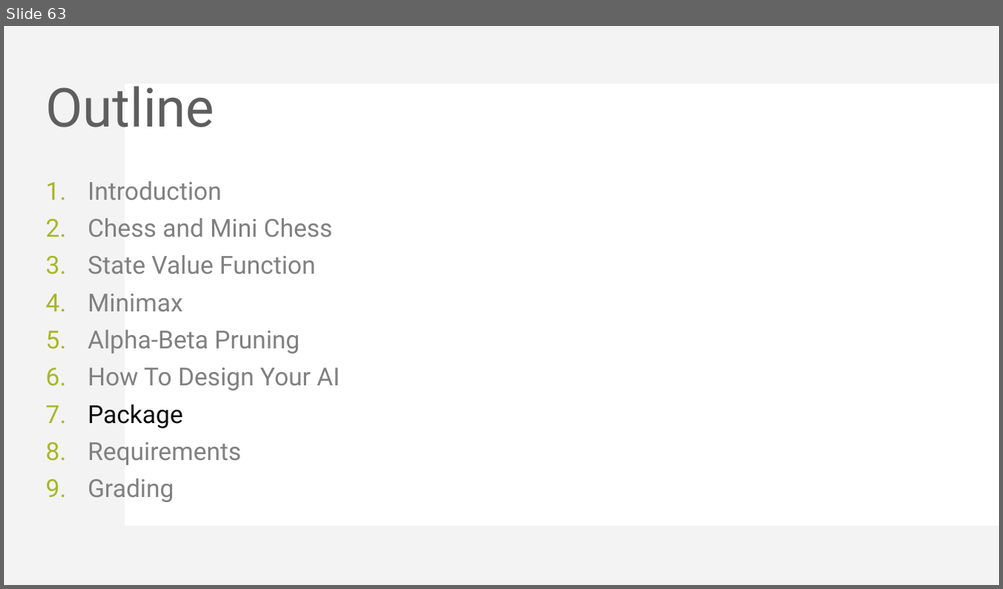
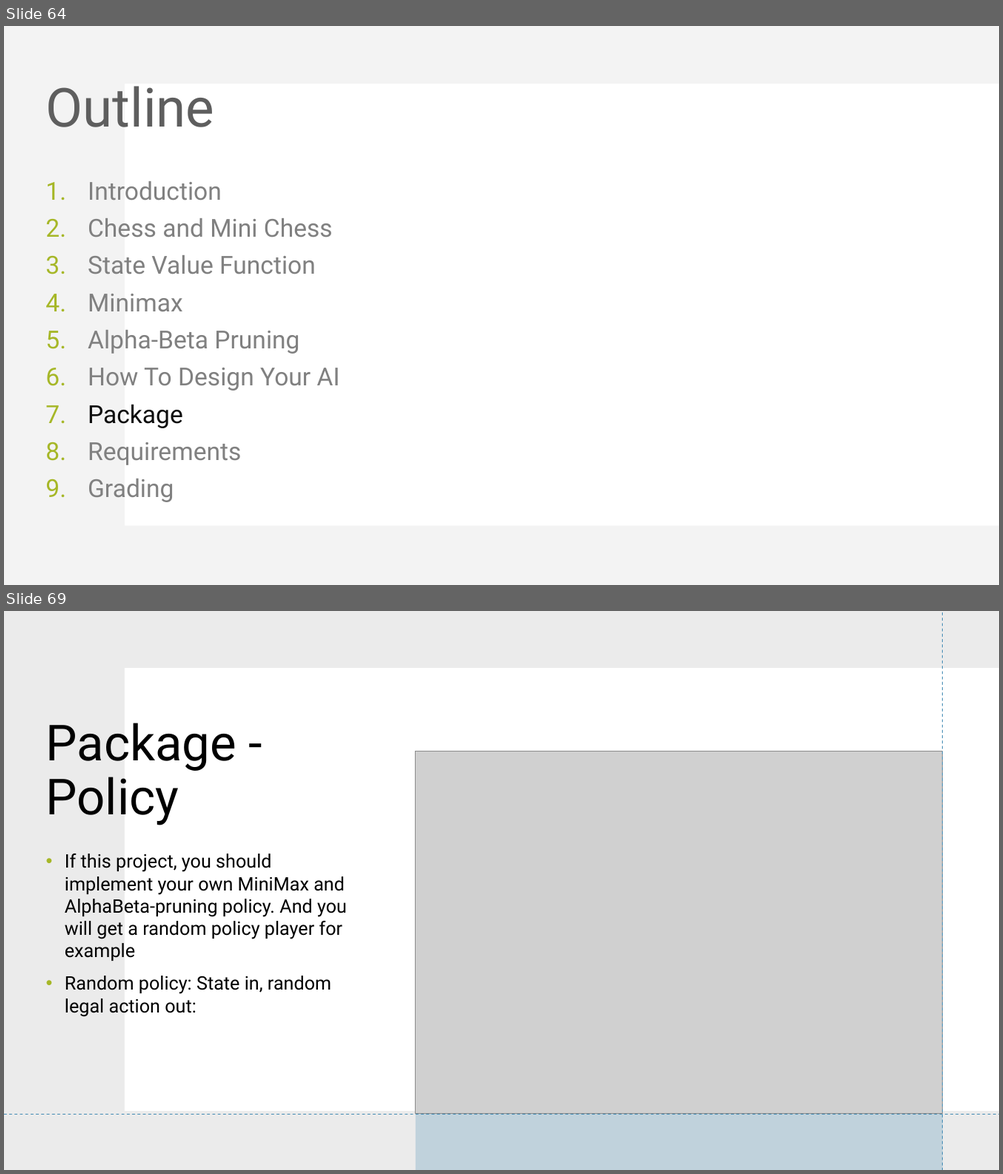
Before and after one commit to KohakuBlueleaf/MiniChess, a slide deck: document/Mini Project 3 introduction.pptx. Shown one above the other, each under a label of ours: slide 63 before the commit, slides 64 and 69 after it; the slides between them are not shown. The pictures are 1003x589 and 1003x1174 pixels, drawn with LibreOffice and Linux fonts; fonts in the diff are those of the drawing; grey boxes stand for pictures. Boxes give left, top, right and bottom in pixels: in the first picture for what was removed or moved away, otherwise in the second. Text is boxed around its words. In the diff, an @@ line names an element or a change of style, - is before the commit and + after.

```diff
--- a/document/Mini Project 3 introduction.pptx
+++ b/document/Mini Project 3 introduction.pptx
@@ slide 69 added at [4, 611, 999, 1170], background #FFFFFF; not listed: 2 template elements that a slide beside it also shows @@
@@ rectangle added at [4, 611, 999, 1170], fill #DDDDDD at 35% opacity @@
@@ line added from (942, 1170) to (942, 612), #418AB3 0.75 pt dashed @@
@@ rectangle added at [125, 669, 999, 1112], fill #FFFFFF @@
@@ title added at [46, 723, 236, 826], 48 pt, text #000000 @@
+Package - Policy
@@ picture added at [415, 752, 942, 1114] @@
@@ text added at [65, 854, 347, 1017], 18 pt, text #000000 @@
+• If this project, you should implement your own MiniMax and AlphaBeta-pruning policy. And you will get a random policy player for example
+• Random policy: State in, random legal action out:
@@ line added from (4, 1115) to (999, 1115), #418AB3 0.75 pt dashed @@
@@ rectangle added at [415, 1107, 942, 1170], fill #418AB3 at 25% opacity @@
@@ what was slide 63 is now slide 64 @@
```
Also in this commit, not shown: 1 slide changed, 17 other slides added, 1 other file.
